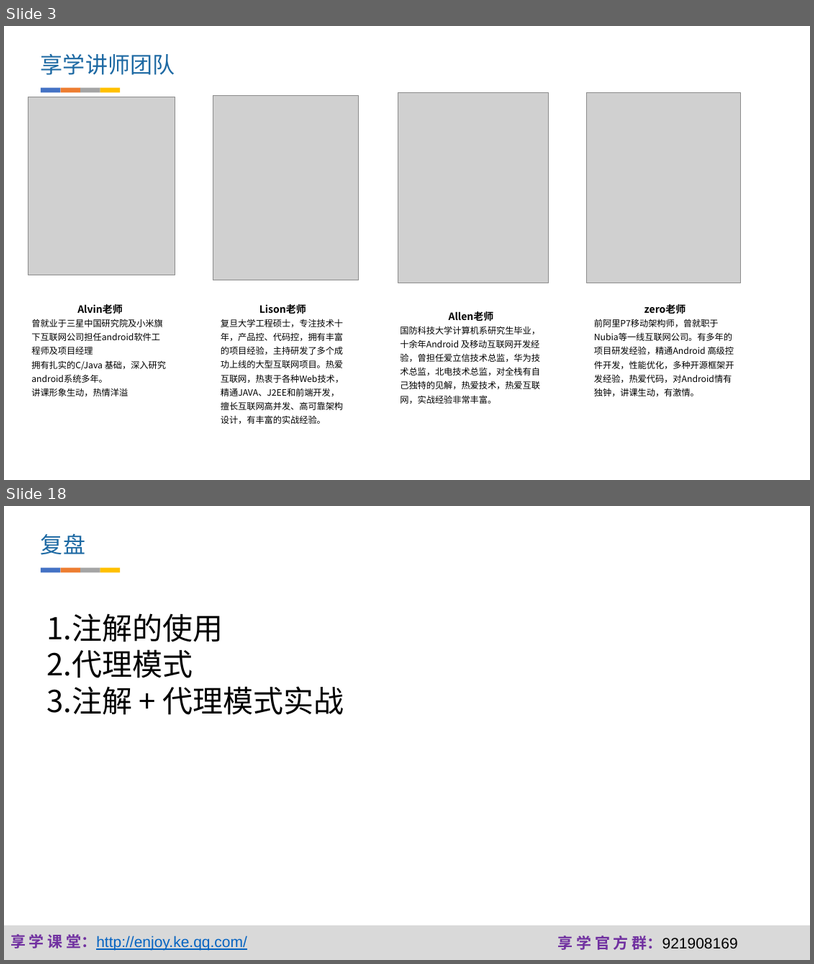
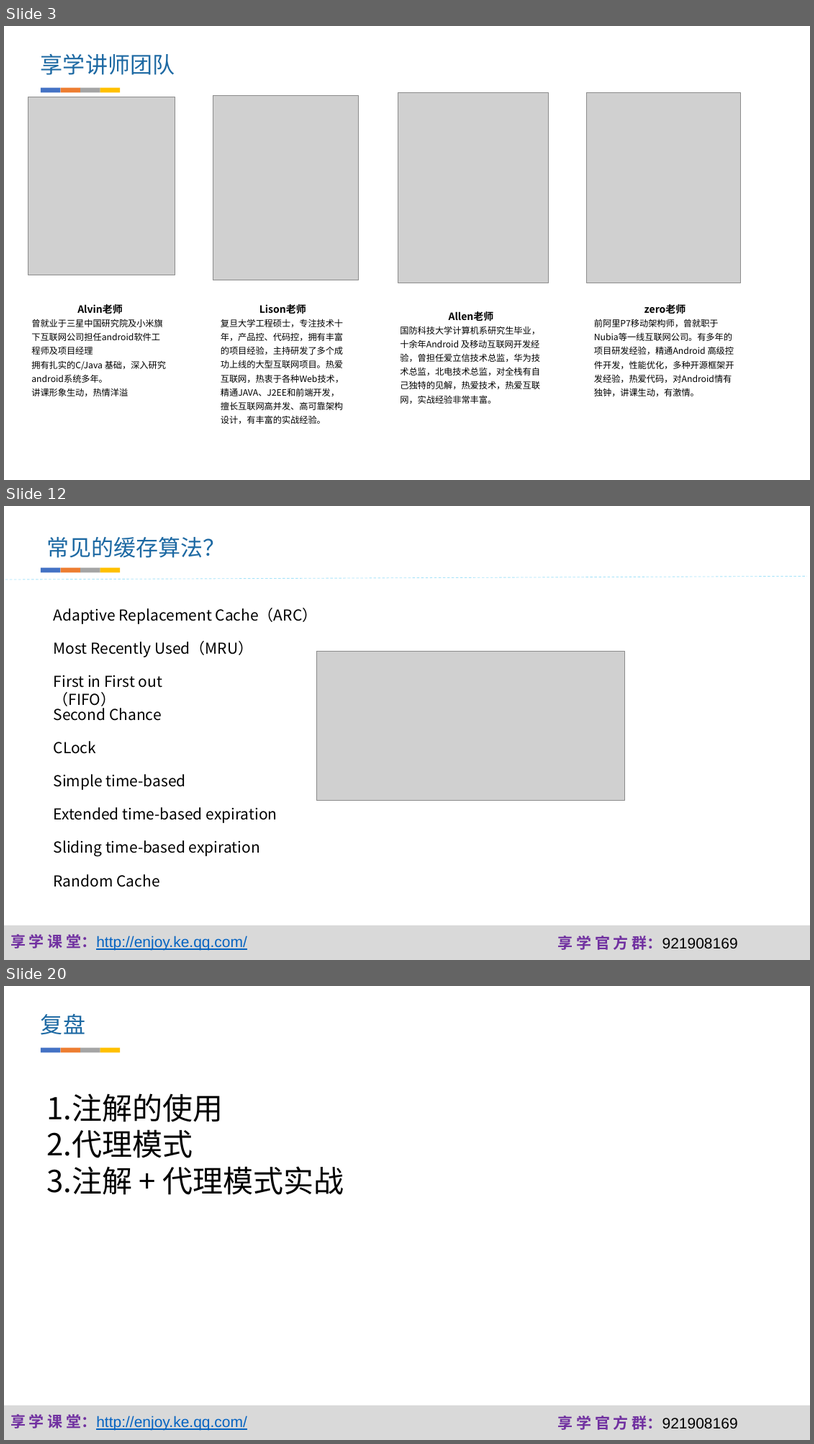
Before and after one commit to fanzhangvip/xiangxue, a slide deck: pre/缓存.pptx. Shown one above the other, each under a label of ours: slides 3 and 18 before the commit, slides 3, 12 and 20 after it; the slides between them are not shown. The pictures are 814x964 and 814x1444 pixels, drawn with LibreOffice and Linux fonts; fonts in the diff are those of the drawing; grey boxes stand for pictures; background and template pictures are left out. Boxes give left, top, right and bottom in pixels: in the first picture for what was removed or moved away, otherwise in the second. Text is boxed around its words. In the diff, an @@ line names an element or a change of style, - is before the commit and + after.

Commit message:
缓存

```diff
--- a/pre/缓存.pptx
+++ b/pre/缓存.pptx
@@ slide 12 added at bbox=[4, 506, 810, 960], background #FFFFFF; not listed: 3 template elements that a slide beside it also shows @@
@@ text added at bbox=[46, 537, 225, 558], 26.6 pt, text #1D69A3 @@
+常见的缓存算法？
@@ group added at bbox=[41, 568, 120, 572]: 4 rectangles @@
@@ line added from (4, 580) to (808, 576), #00B0F0 0.75 pt dashed @@
@@ text added at bbox=[54, 608, 318, 624], 18 pt, text #000000 @@
+Adaptive Replacement Cache（ARC）
@@ text added at bbox=[54, 641, 253, 657], 18 pt, text #000000 @@
+Most Recently Used（MRU）
@@ picture added at bbox=[316, 651, 625, 800] @@
@@ text added at bbox=[54, 675, 162, 708], 18 pt, text #000000 @@
+First in First out（FIFO）
@@ text added at bbox=[54, 705, 162, 721], 18 pt, text #000000 @@
+Second Chance
@@ text added at bbox=[54, 741, 97, 754], 18 pt, text #000000 @@
+CLock
@@ text added at bbox=[54, 774, 186, 790], 18 pt, text #000000 @@
+Simple time-based
@@ text added at bbox=[54, 807, 278, 823], 18 pt, text #000000 @@
+Extended time-based expiration
@@ text added at bbox=[54, 840, 260, 857], 18 pt, text #000000 @@
+Sliding time-based expiration
@@ text added at bbox=[54, 874, 160, 887], 18 pt, text #000000 @@
+Random Cache
@@ what was slide 18 is now slide 20 @@
```
Also in this commit, not shown: 4 slides changed, 18 other slides added, 11 slides removed, 6 other files.
